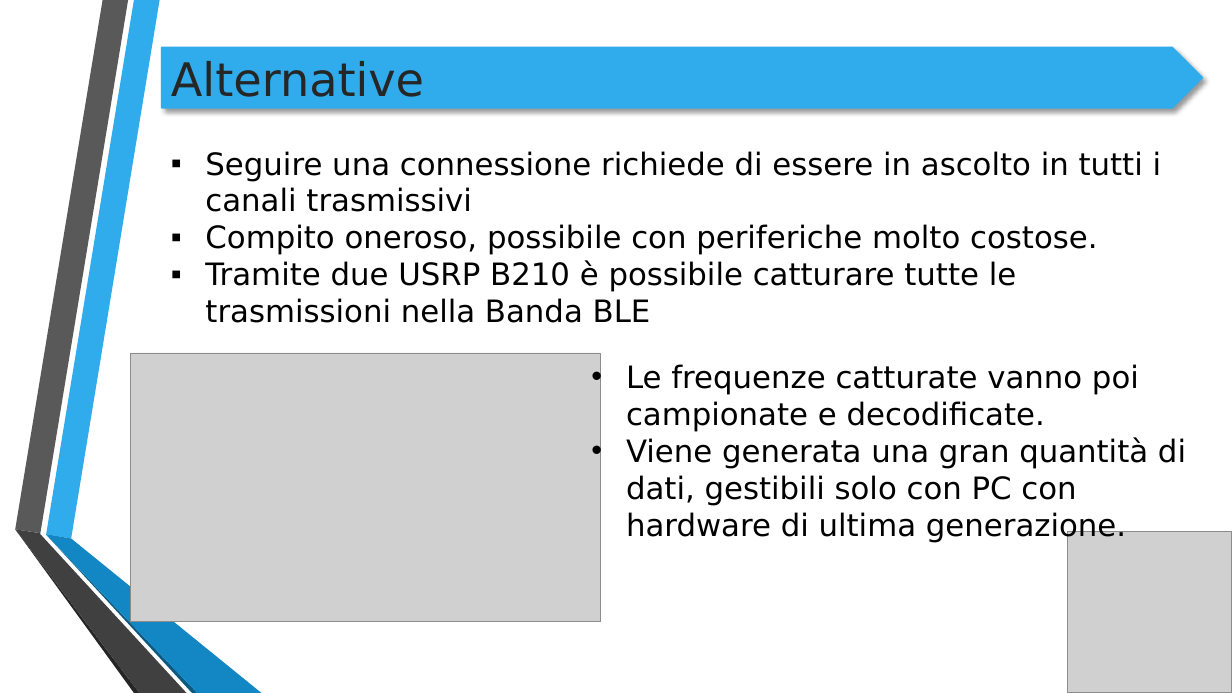
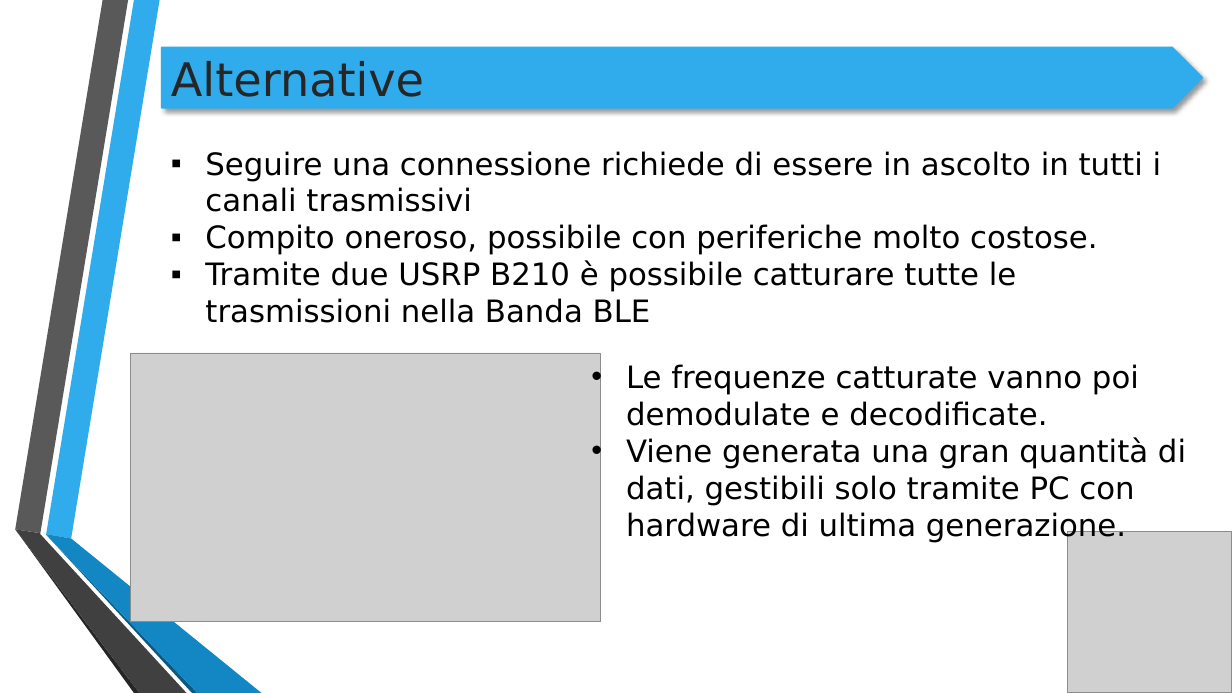
Before and after one commit to Slv3r/tesi-laurea, a slide deck: slide 5 of Presentazione/Presentazione Tesi.pptx. Drawn at 1232x693 pixels with LibreOffice and Linux fonts; fonts in the diff are those of the drawing; grey boxes stand for pictures; background and template pictures are left out. Boxes give left, top, right and bottom in pixels: in the first picture for what was removed or moved away, otherwise in the second. Text is boxed around its words. In the diff, an @@ line names an element or a change of style, - is before the commit and + after.

Commit message:
aggiunti ringraziamenti e ultimata presentazione con discorso

```diff
--- a/Presentazione/Presentazione Tesi.pptx
+++ b/Presentazione/Presentazione Tesi.pptx
@@ text at (x1=626, y1=364, x2=1186, y2=543): text changed @@
-• Le frequenze catturate vanno poi campionate e decodificate.
-• Viene generata una gran quantità di dati, gestibili solo con PC con hardware di ultima generazione.
+• Le frequenze catturate vanno poi demodulate e decodificate.
+• Viene generata una gran quantità di dati, gestibili solo tramite PC con hardware di ultima generazione.
```
Also in this commit, not shown: 1 other slide changed, 4 other files.
